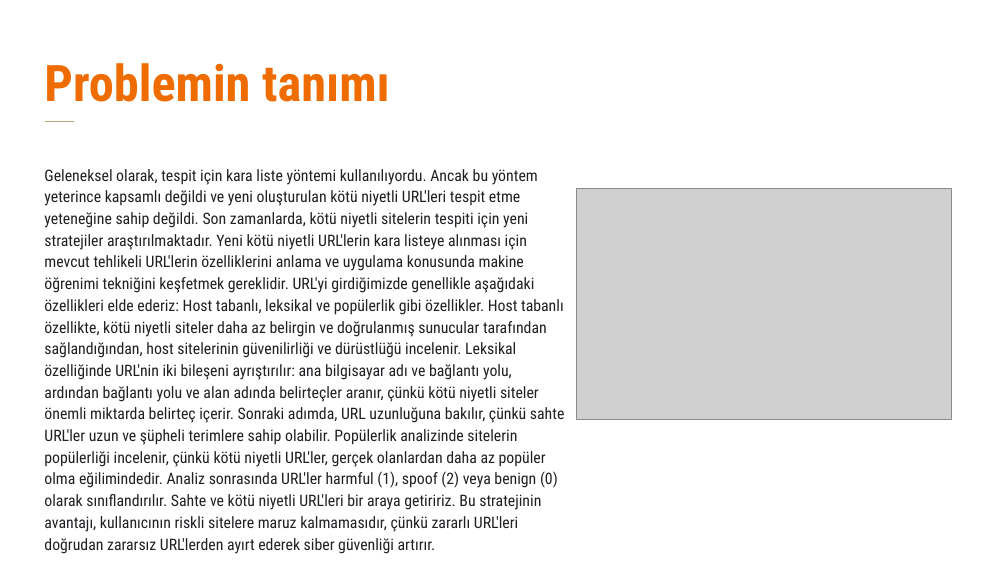
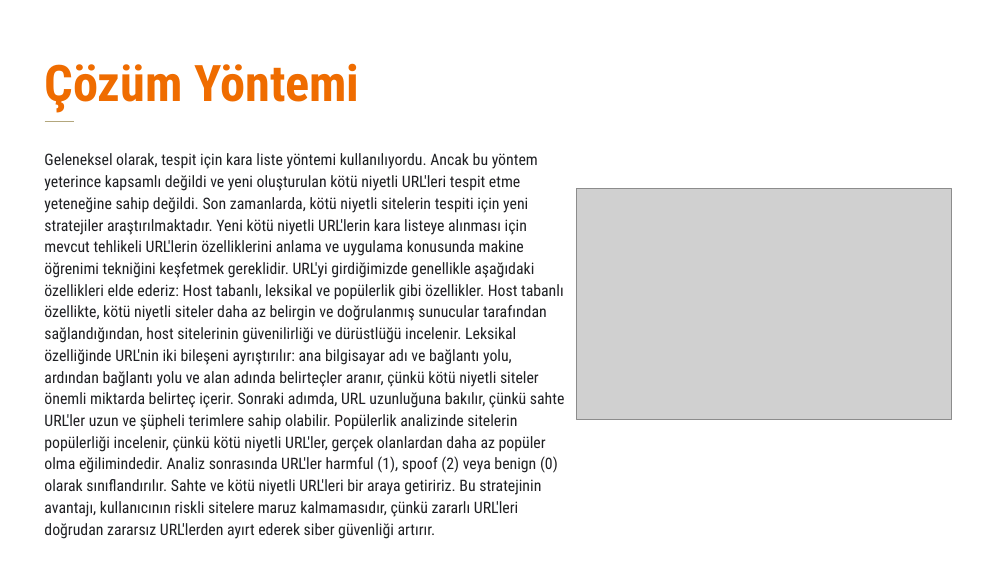
Before and after one commit to ahmetozyoruk/Safebox-E-itimli-Staj-Program-, a slide deck: slide 6 of Cyber Security Data Science Eğitimi Makine Öğrenmesi Bölümü Bitirme Projesi/Malicious URL Slayt.pptx. Drawn at 1008x567 pixels with LibreOffice and Linux fonts; fonts in the diff are those of the drawing; grey boxes stand for pictures; background and template pictures are left out. Boxes give left, top, right and bottom in pixels: in the first picture for what was removed or moved away, otherwise in the second. Text is boxed around its words. In the diff, an @@ line names an element or a change of style, - is before the commit and + after.

Commit message:
fixed makine öğrenmesi/pptx

```diff
--- a/Cyber Security Data Science Eğitimi Makine Öğrenmesi Bölümü Bitirme Projesi/Malicious URL Slayt.pptx
+++ b/Cyber Security Data Science Eğitimi Makine Öğrenmesi Bölümü Bitirme Projesi/Malicious URL Slayt.pptx
@@ title at (44, 63, 359, 113): text changed @@
-Problemin tanımı
+Çözüm Yöntemi
@@ text "Geleneksel olarak, tespit için kara ...": place and size @@
-text "Geleneksel olarak, tespit için kara ..." at (44, 169, 564, 532)
+text "Geleneksel olarak, tespit için kara ..." at (44, 153, 564, 517)
```
